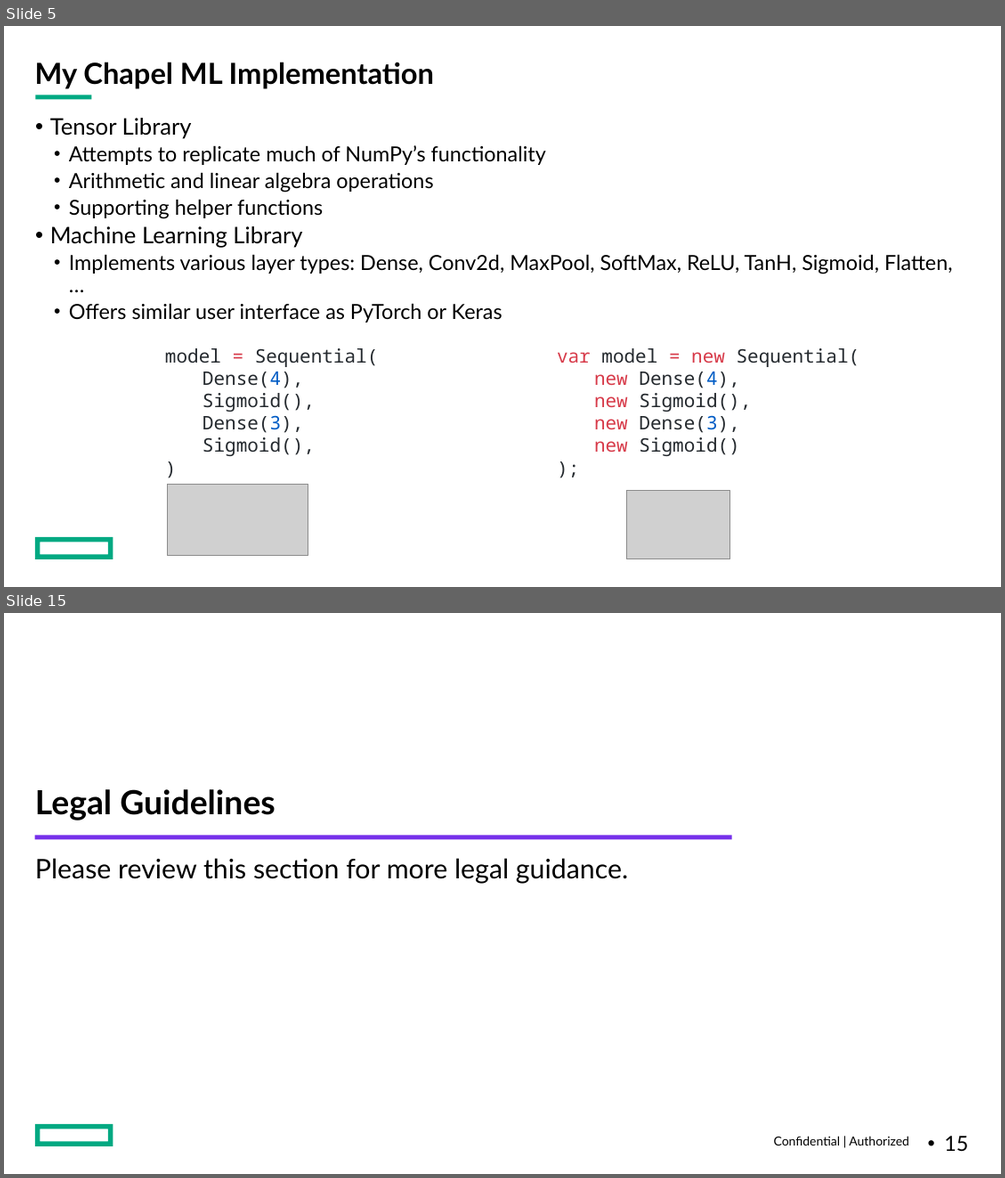
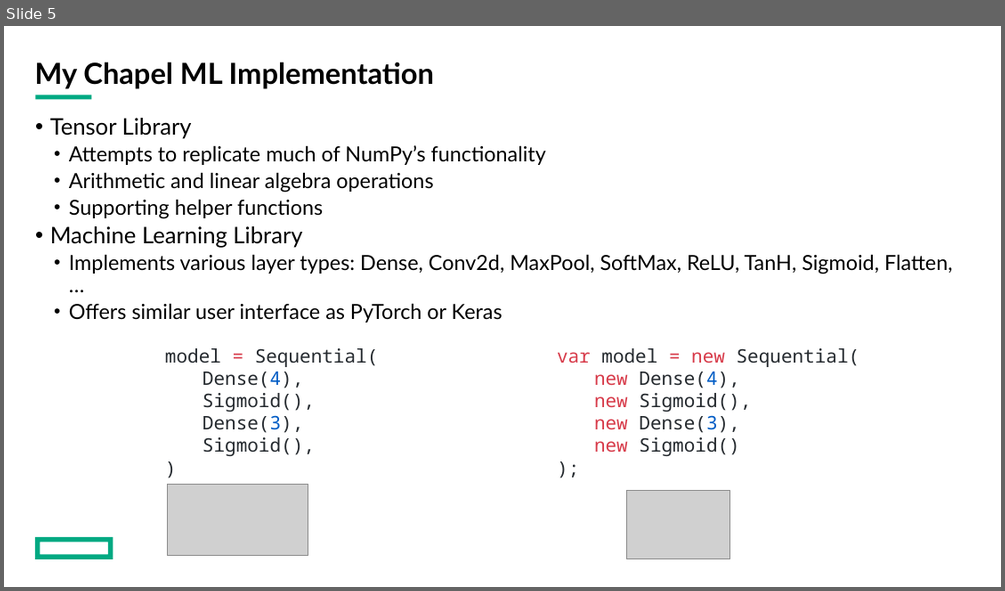
Before and after one commit to Iainmon/ml-chapel, a slide deck: Presentation1.pptx. Shown one above the other, each under a label of ours: slides 5 and 15 before the commit, slide 5 after it; the slides between them are not shown. The pictures are 1005x1178 and 1005x591 pixels, drawn with LibreOffice and Linux fonts; fonts in the diff are those of the drawing; grey boxes stand for pictures. Boxes give left, top, right and bottom in pixels: in the first picture for what was removed or moved away, otherwise in the second. Text is boxed around its words. In the diff, an @@ line names an element or a change of style, - is before the commit and + after.

```diff
--- a/Presentation1.pptx
+++ b/Presentation1.pptx
@@ slide 15 removed at bbox=[4, 613, 1001, 1174], background #FFFFFF; not listed: 1 template element that a slide beside it also shows @@
@@ title removed at bbox=[35, 789, 275, 820] @@
-Legal Guidelines
@@ rectangle removed at bbox=[34, 835, 732, 840] @@
@@ text removed at bbox=[35, 858, 628, 883] @@
-Please review this section for more legal guidance.
@@ text removed at bbox=[774, 1135, 909, 1145] @@
-Confidential | Authorized
@@ page number removed at bbox=[944, 1135, 968, 1151] @@
-• 15
```
Also in this commit, not shown: 1 slide changed, 2 slides added, 10 other slides removed, 1 other file.
